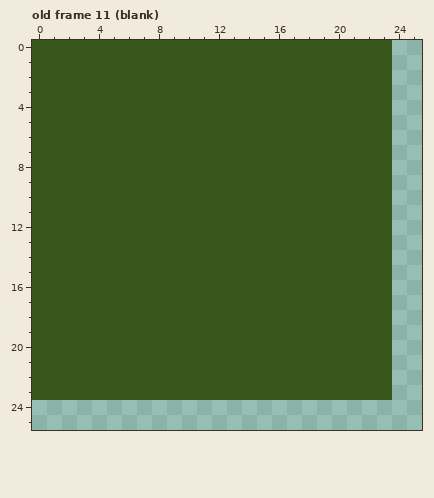
A pixel-art file gets an edit: gfx/dice-faces.aseprite. That is the earlier state.
32x32 pixels, 16 frames. Shown: old frame 11 (blank): x 0..25, y 0..25. The commit also changed other frames, which this record leaves out.
The result:
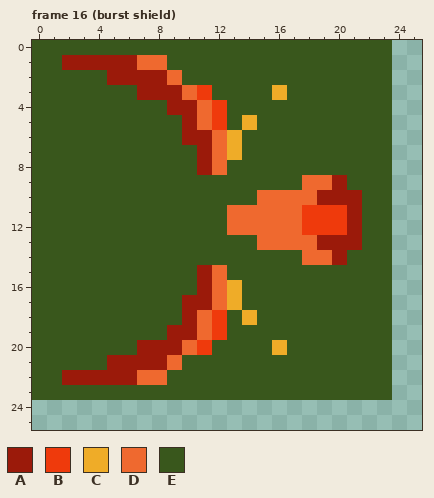
Palette (. is transparent): A #9b1a0a  B #ef3a0c  C #efac28  D #ef692f  E #39571c
A new or re-ordered frame is compared with the old frame closest to it.
Changes in this commit:
frames 16 -> 23
--- frame 16 (burst shield) is new; against old frame 11 (blank), layer "Layer 1"
@@ x 0..25 @@
  0 EEEEEEEEEEEEEEEEEEEEEEEE..
- 1 EEEEEEEEEEEEEEEEEEEEEEEE..
- 2 EEEEEEEEEEEEEEEEEEEEEEEE..
- 3 EEEEEEEEEEEEEEEEEEEEEEEE..
- 4 EEEEEEEEEEEEEEEEEEEEEEEE..
- 5 EEEEEEEEEEEEEEEEEEEEEEEE..
- 6 EEEEEEEEEEEEEEEEEEEEEEEE..
- 7 EEEEEEEEEEEEEEEEEEEEEEEE..
- 8 EEEEEEEEEEEEEEEEEEEEEEEE..
- 9 EEEEEEEEEEEEEEEEEEEEEEEE..
-10 EEEEEEEEEEEEEEEEEEEEEEEE..
-11 EEEEEEEEEEEEEEEEEEEEEEEE..
-12 EEEEEEEEEEEEEEEEEEEEEEEE..
-13 EEEEEEEEEEEEEEEEEEEEEEEE..
-14 EEEEEEEEEEEEEEEEEEEEEEEE..
-15 EEEEEEEEEEEEEEEEEEEEEEEE..
-16 EEEEEEEEEEEEEEEEEEEEEEEE..
-17 EEEEEEEEEEEEEEEEEEEEEEEE..
-18 EEEEEEEEEEEEEEEEEEEEEEEE..
-19 EEEEEEEEEEEEEEEEEEEEEEEE..
-20 EEEEEEEEEEEEEEEEEEEEEEEE..
-21 EEEEEEEEEEEEEEEEEEEEEEEE..
-22 EEEEEEEEEEEEEEEEEEEEEEEE..
+ 1 EEAAAAADDEEEEEEEEEEEEEEE..
+ 2 EEEEEAAAADEEEEEEEEEEEEEE..
+ 3 EEEEEEEAAADBEEEECEEEEEEE..
+ 4 EEEEEEEEEAADBEEEEEEEEEEE..
+ 5 EEEEEEEEEEADBECEEEEEEEEE..
+ 6 EEEEEEEEEEAADCEEEEEEEEEE..
+ 7 EEEEEEEEEEEADCEEEEEEEEEE..
+ 8 EEEEEEEEEEEADEEEEEEEEEEE..
+ 9 EEEEEEEEEEEEEEEEEEDDAEEE..
+10 EEEEEEEEEEEEEEEDDDDAAAEE..
+11 EEEEEEEEEEEEEDDDDDBBBAEE..
+12 EEEEEEEEEEEEEDDDDDBBBAEE..
+13 EEEEEEEEEEEEEEEDDDDAAAEE..
+14 EEEEEEEEEEEEEEEEEEDDAEEE..
+15 EEEEEEEEEEEADEEEEEEEEEEE..
+16 EEEEEEEEEEEADCEEEEEEEEEE..
+17 EEEEEEEEEEAADCEEEEEEEEEE..
+18 EEEEEEEEEEADBECEEEEEEEEE..
+19 EEEEEEEEEAADBEEEEEEEEEEE..
+20 EEEEEEEAAADBEEEECEEEEEEE..
+21 EEEEEAAAADEEEEEEEEEEEEEE..
+22 EEAAAAADDEEEEEEEEEEEEEEE..
 23 EEEEEEEEEEEEEEEEEEEEEEEE..
Changed places in both pictures, as pixel boxes (x1, y1, x2, y2):
changed: (62, 55, 362, 385)
